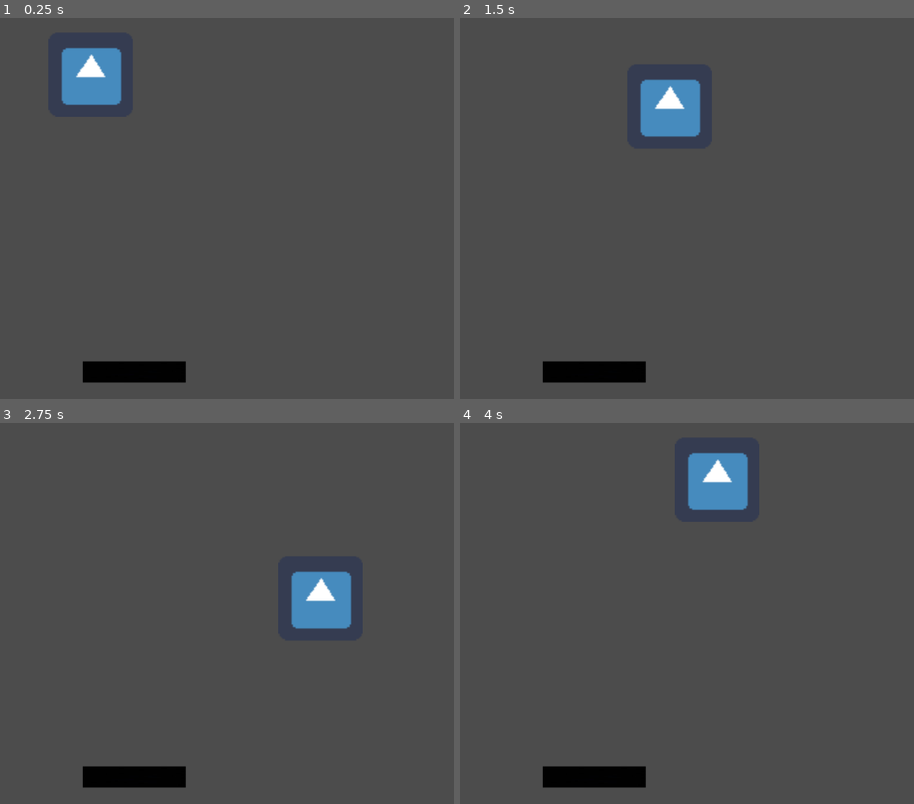
Above: before the commit, frames 1-4 (two rows, left to right).
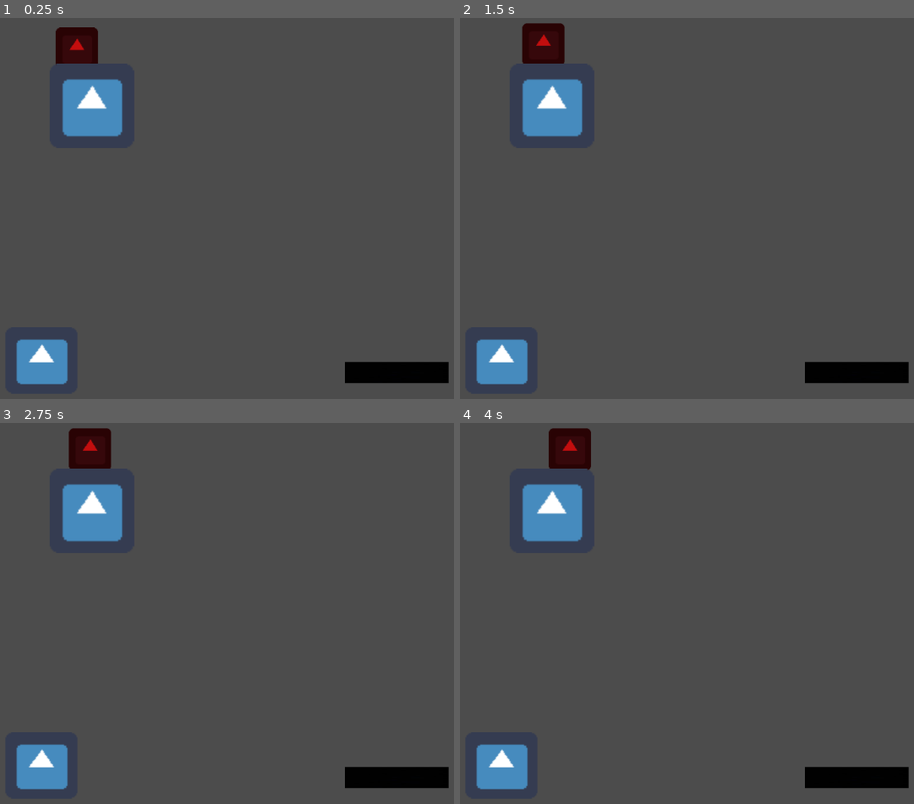
Above: after the commit, the same moments.

Repository: RegularGames/Clean-Inc
Game: Godot game, scene res://Clean Inc.tscn
The game is run twice, just before and just after one commit, with the same random seed, the same clock (stepped at 60 frames per second) and the same inputs. The engine's default icon, where the game draws it, is replaced by a stand-in: a white triangle on a blue panel in a dark square.
Inputs:
- Up to frame 1 (0.25 s): no input
- Up to frame 2 (1.5 s): tap Enter at 0.5 s; hold D (ui_right) 0.53-1.28 s; hold E (clean) 0.53-1.28 s; hold S (ui_down) from 1.28 s (still down); tap E (clean) at 1.35 s
- Up to frame 3 (2.75 s): release S (ui_down) at 2.03 s; hold D (ui_right) from 2.03 s (still down); hold E (clean) from 2.03 s (still down)
- Up to frame 4 (4 s): release D (ui_right) at 2.78 s; release E (clean) at 2.78 s; hold W (ui_up) 2.78-3.53 s; tap E (clean) at 2.85 s; hold A (ui_left) from 3.53 s (still down); hold E (clean) from 3.53 s (still down)

The runs differ from the first frame. In frame 1, 6.9% of the frame differs, in the area x 3-99%, y 2-97%; in frame 2, 8.9%; in frame 3, 8.9%, in the area x 3-99%, y 1-97%; in frame 4, 8.9%.

Commit message:
p1 la miscare

Diff:
--- /dev/null
+++ b/Caracter.gd
@@ -0,0 +1,7 @@
+extends Sprite
+
+var speed = 200
+var motion = Vector2()
+var gravity = 20
+
+var direction = 1
--- a/Clean Inc.gd
+++ b/Clean Inc.gd
@@ -2,6 +2,13 @@
 
 var spid = 99
 var velocity = Vector2()
+
+var speed = 200
+var motion = Vector2()
+var gravity = 20
+
+var direction = 1
+
 
 func _ready():
 	random()
@@ -14,9 +21,11 @@
 
 
 
+
+
+
 func random():
 	var rngvar = RandomNumberGenerator.new()
 	var posx
 	rngvar.randomize()
 	posx = rngvar.randi_range(150, 850)
-	$fundal/gunoi_sprite.position = Vector2(posx, 550)
--- a/Clean Inc.tscn
+++ b/Clean Inc.tscn
@@ -3,7 +3,7 @@
 [ext_resource path="res://icon.png" type="Texture" id=1]
 [ext_resource path="res://Clean Inc.gd" type="Script" id=2]
 [ext_resource path="res://Gunoi Negru.png" type="Texture" id=3]
-[ext_resource path="res://CharScr.gd" type="Script" id=4]
+[ext_resource path="res://personaj2.tscn" type="PackedScene" id=4]
 
 [sub_resource type="RectangleShape2D" id=1]
 extents = Vector2( 30.7394, 30.0748 )
@@ -14,27 +14,35 @@
 "_edit_lock_": true
 }
 
-[node name="fundal" type="CanvasLayer" parent="."]
+[node name="caractere" type="CanvasLayer" parent="."]
 
-[node name="fundalu" type="Sprite" parent="fundal"]
+[node name="fundalu" type="Sprite" parent="caractere"]
 
-[node name="Kinet" type="KinematicBody2D" parent="fundal"]
+[node name="Kinet" type="KinematicBody2D" parent="caractere"]
 position = Vector2( 150.253, 98.6017 )
 scale = Vector2( 2, 2 )
-script = ExtResource( 4 )
 __meta__ = {
 "_edit_group_": true
 }
 
-[node name="personaj_sprite" type="Sprite" parent="fundal/Kinet"]
+[node name="personaj_sprite" type="Sprite" parent="caractere/Kinet"]
 position = Vector2( 0.7323, 23.7572 )
 texture = ExtResource( 1 )
 
-[node name="CollisionShape2D" type="CollisionShape2D" parent="fundal/Kinet"]
+[node name="CollisionShape2D" type="CollisionShape2D" parent="caractere/Kinet"]
 position = Vector2( 1.12247, 23.5717 )
 shape = SubResource( 1 )
 
-[node name="gunoi_sprite" type="Sprite" parent="fundal"]
+[node name="gunoi_sprite" type="Sprite" parent="caractere"]
 position = Vector2( 613.823, 550.89 )
 scale = Vector2( 0.304709, 0.0505691 )
 texture = ExtResource( 3 )
+
+[node name="fundal" type="CanvasLayer" parent="."]
+
+[node name="Sprite" type="Sprite" parent="fundal"]
+position = Vector2( 75.5952, 532.316 )
+scale = Vector2( 1.70871, 1.5709 )
+texture = ExtResource( 1 )
+
+[node name="personaj2" parent="." instance=ExtResource( 4 )]
--- /dev/null
+++ b/Globale.gd
@@ -0,0 +1,8 @@
+extends Node
+
+var speed_pers = 200
+var motion_pers = Vector2()
+var gravity_pers = 20
+var pos_x_gunoi = 0
+
+var direction_pers = 1 # 1 == dreapta / -1 == stanga
--- /dev/null
+++ b/Sprite.gd
@@ -0,0 +1,11 @@
+extends Sprite
+
+var speed = 200
+var motion = Vector2()
+var gravity = 20
+
+var direction = 1
+
+func _physics_process(delta):
+	motion.y += gravity
+	motion.x += speed * direction
--- /dev/null
+++ b/personaj.gd
@@ -0,0 +1,8 @@
+extends KinematicBody2D
+
+
+func _physics_process(delta):
+	global.motion_pers.y += global.gravity_pers
+	global.motion_pers.x += global.speed_pers * global.direction_pers
+
+	global.motion_pers = move_and_slide(global.motion_pers)
--- /dev/null
+++ b/personaj.tscn
@@ -0,0 +1,17 @@
+[gd_scene load_steps=4 format=2]
+
+[ext_resource path="res://personaj.gd" type="Script" id=1]
+[ext_resource path="res://icon.png" type="Texture" id=2]
+
+[sub_resource type="RectangleShape2D" id=1]
+extents = Vector2( 31.8701, 32.1576 )
+
+[node name="personaj" type="KinematicBody2D"]
+script = ExtResource( 1 )
+
+[node name="personaj_sprite" type="Sprite" parent="."]
+modulate = Color( 0.792157, 0.14902, 0.14902, 1 )
+texture = ExtResource( 2 )
+
+[node name="personaj_shape" type="CollisionShape2D" parent="."]
+shape = SubResource( 1 )
--- /dev/null
+++ b/personaj2.gd
@@ -0,0 +1,12 @@
+extends KinematicBody2D
+
+func test():
+	global.motion_pers.y += global.gravity_pers
+	global.motion_pers.x += global.speed_pers * global.direction_pers
+
+	global.motion_pers = move_and_slide(global.motion_pers)
+
+func _input(event):
+	if event.is_action_pressed("clean"):
+		test()
+		print("merge")
--- /dev/null
+++ b/personaj2.tscn
@@ -0,0 +1,21 @@
+[gd_scene load_steps=4 format=2]
+
+[ext_resource path="res://icon.png" type="Texture" id=1]
+[ext_resource path="res://personaj2.gd" type="Script" id=2]
+
+[sub_resource type="RectangleShape2D" id=1]
+extents = Vector2( 31.8701, 32.6873 )
+
+[node name="personaj2" type="KinematicBody2D"]
+position = Vector2( 129.254, 59.3299 )
+script = ExtResource( 2 )
+__meta__ = {
+"_edit_group_": true
+}
+
+[node name="pers_sprite" type="Sprite" parent="."]
+modulate = Color( 0.768627, 0.0588235, 0.0588235, 1 )
+texture = ExtResource( 1 )
+
+[node name="pers_shape" type="CollisionShape2D" parent="."]
+shape = SubResource( 1 )
--- a/project.godot
+++ b/project.godot
@@ -13,6 +13,10 @@
 config/name="Clean Inc"
 run/main_scene="res://Clean Inc.tscn"
 config/icon="res://icon.png"
+
+[autoload]
+
+global="*res://Globale.gd"
 
 [input]
 
